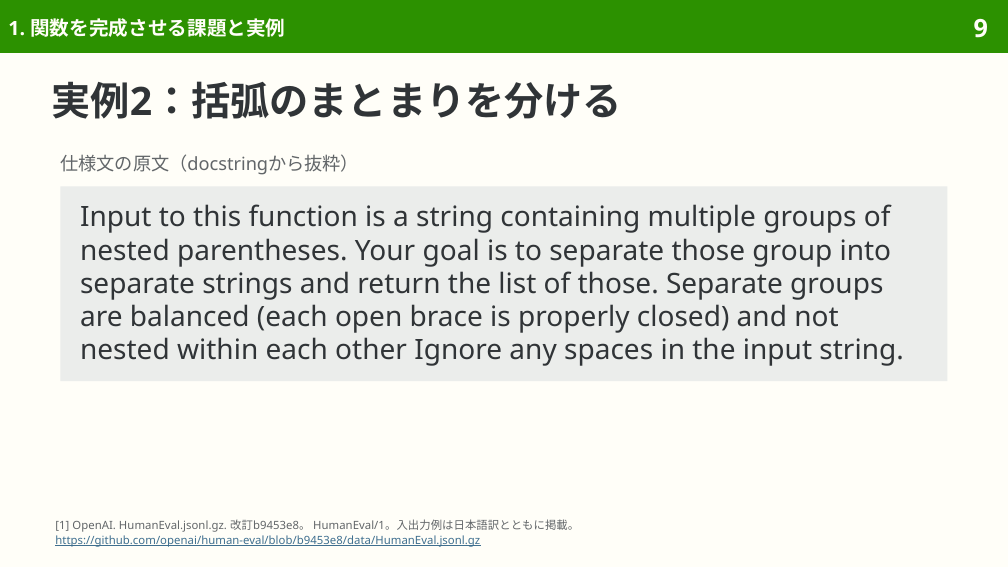
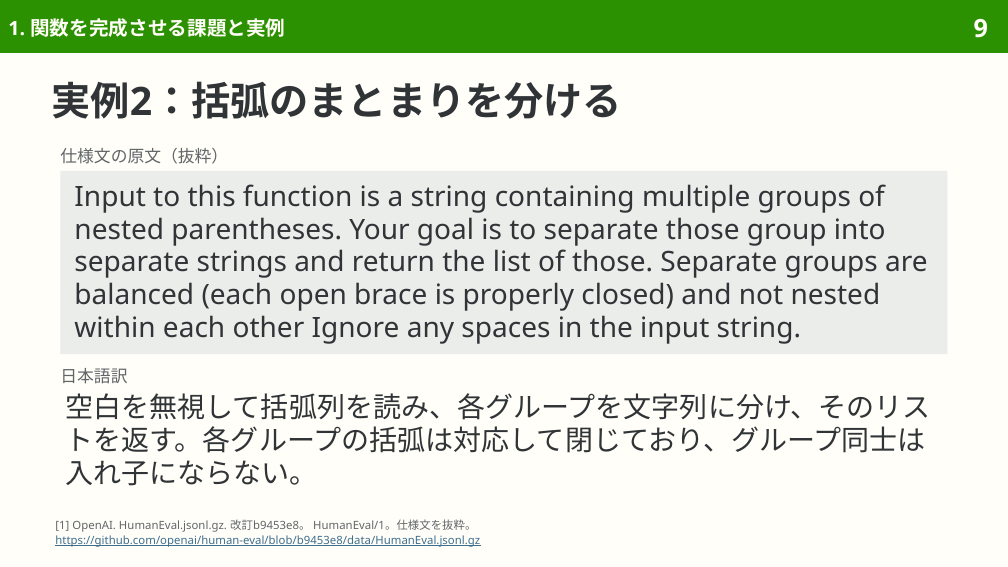
Before and after one commit to sasakiy84/datasets-in-10-minutes, a slide deck: slide 9 of slides/datasets-in-10-minutes-humaneval.pptx. Drawn at 1008x567 pixels with LibreOffice and Linux fonts; fonts in the diff are those of the drawing. Boxes give left, top, right and bottom in pixels: in the first picture for what was removed or moved away, otherwise in the second. Text is boxed around its words. In the diff, an @@ line names an element or a change of style, - is before the commit and + after.

Commit message:
slides(humaneval): refine Japanese wording and pair translations

```diff
--- a/slides/datasets-in-10-minutes-humaneval.pptx
+++ b/slides/datasets-in-10-minutes-humaneval.pptx
@@ text at (60, 148, 228, 164): text changed; size 13 to 12 pt @@
-仕様文の原文（docstringから抜粋）
+仕様文の原文（抜粋）
@@ rectangle "Input to this function is ...": place and size @@
-rectangle "Input to this function is ..." at (60, 186, 948, 381)
+rectangle "Input to this function is ..." at (60, 170, 948, 354)
@@ rectangle "Input to this function is ..." at (60, 170, 948, 354): line spacing 23.8pt to 23.4pt; vertical alignment middle to top @@
@@ text added at (60, 368, 127, 384), 12 pt, text #626669 @@
+日本語訳
@@ text added at (65, 393, 931, 486), 20 pt, text #303437 @@
+空白を無視して括弧列を読み、各グループを文字列に分け、そのリストを返す。各グループの括弧は対応して閉じており、グループ同士は入れ子にならない。
@@ text at (55, 519, 476, 532): text changed @@
-[1] OpenAI. HumanEval.jsonl.gz. 改訂b9453e8。 HumanEval/1。入出力例は日本語訳とともに掲載。
+[1] OpenAI. HumanEval.jsonl.gz. 改訂b9453e8。 HumanEval/1。仕様文を抜粋。
```
Also in this commit, not shown: 28 other slides changed, 1 slide removed, 4 other files.
